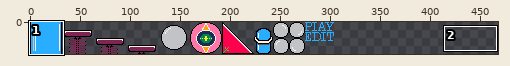
A pixel-art file gets an edit: PinballSprites.aseprite. The first picture is a wide view before the edit; the outline marks the close-up.
Close-up. The starting point:
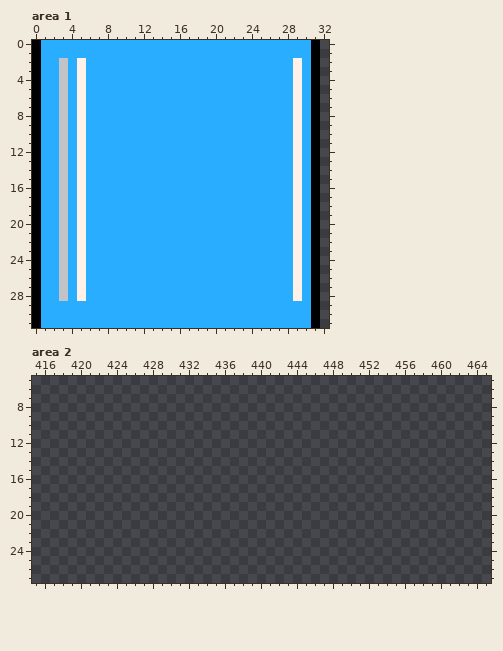
640x32 pixels, 1 frame. Shown: area 1: x 0..32, y 0..31; area 2: x 415..465, y 5..27. The wide view leaves out empty margins. The commit also changed other parts of the picture, which this record leaves out.
Once edited:
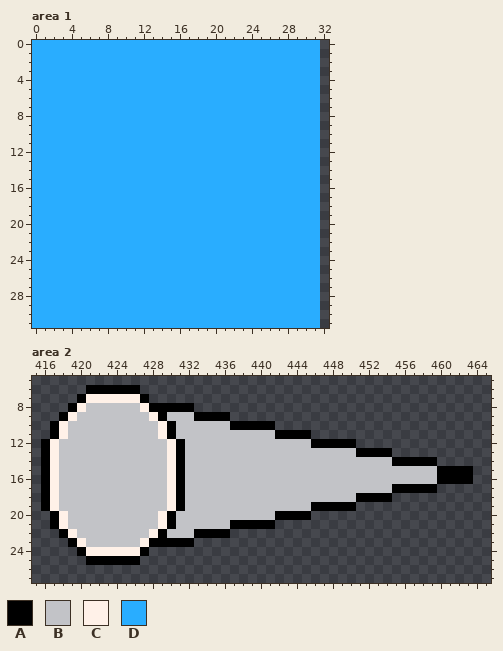
Palette (. is transparent): A #000000  B #c2c3c7  C #fff1e8  D #29adff
Changes in this commit:
--- area 1
@@ x 0..32 @@
- 0 ADDDDDDDDDDDDDDDDDDDDDDDDDDDDDDA.
- 1 ADDDDDDDDDDDDDDDDDDDDDDDDDDDDDDA.
- 2 ADDBDCDDDDDDDDDDDDDDDDDDDDDDDCDA.
- 3 ADDBDCDDDDDDDDDDDDDDDDDDDDDDDCDA.
- 4 ADDBDCDDDDDDDDDDDDDDDDDDDDDDDCDA.
- 5 ADDBDCDDDDDDDDDDDDDDDDDDDDDDDCDA.
- 6 ADDBDCDDDDDDDDDDDDDDDDDDDDDDDCDA.
- 7 ADDBDCDDDDDDDDDDDDDDDDDDDDDDDCDA.
- 8 ADDBDCDDDDDDDDDDDDDDDDDDDDDDDCDA.
- 9 ADDBDCDDDDDDDDDDDDDDDDDDDDDDDCDA.
-10 ADDBDCDDDDDDDDDDDDDDDDDDDDDDDCDA.
-11 ADDBDCDDDDDDDDDDDDDDDDDDDDDDDCDA.
-12 ADDBDCDDDDDDDDDDDDDDDDDDDDDDDCDA.
-13 ADDBDCDDDDDDDDDDDDDDDDDDDDDDDCDA.
-14 ADDBDCDDDDDDDDDDDDDDDDDDDDDDDCDA.
-15 ADDBDCDDDDDDDDDDDDDDDDDDDDDDDCDA.
-16 ADDBDCDDDDDDDDDDDDDDDDDDDDDDDCDA.
-17 ADDBDCDDDDDDDDDDDDDDDDDDDDDDDCDA.
-18 ADDBDCDDDDDDDDDDDDDDDDDDDDDDDCDA.
-19 ADDBDCDDDDDDDDDDDDDDDDDDDDDDDCDA.
-20 ADDBDCDDDDDDDDDDDDDDDDDDDDDDDCDA.
-21 ADDBDCDDDDDDDDDDDDDDDDDDDDDDDCDA.
-22 ADDBDCDDDDDDDDDDDDDDDDDDDDDDDCDA.
-23 ADDBDCDDDDDDDDDDDDDDDDDDDDDDDCDA.
-24 ADDBDCDDDDDDDDDDDDDDDDDDDDDDDCDA.
-25 ADDBDCDDDDDDDDDDDDDDDDDDDDDDDCDA.
-26 ADDBDCDDDDDDDDDDDDDDDDDDDDDDDCDA.
-27 ADDBDCDDDDDDDDDDDDDDDDDDDDDDDCDA.
-28 ADDBDCDDDDDDDDDDDDDDDDDDDDDDDCDA.
-29 ADDDDDDDDDDDDDDDDDDDDDDDDDDDDDDA.
-30 ADDDDDDDDDDDDDDDDDDDDDDDDDDDDDDA.
-31 ADDDDDDDDDDDDDDDDDDDDDDDDDDDDDDA.
+ 0 DDDDDDDDDDDDDDDDDDDDDDDDDDDDDDDD.
+ 1 DDDDDDDDDDDDDDDDDDDDDDDDDDDDDDDD.
+ 2 DDDDDDDDDDDDDDDDDDDDDDDDDDDDDDDD.
+ 3 DDDDDDDDDDDDDDDDDDDDDDDDDDDDDDDD.
+ 4 DDDDDDDDDDDDDDDDDDDDDDDDDDDDDDDD.
+ 5 DDDDDDDDDDDDDDDDDDDDDDDDDDDDDDDD.
+ 6 DDDDDDDDDDDDDDDDDDDDDDDDDDDDDDDD.
+ 7 DDDDDDDDDDDDDDDDDDDDDDDDDDDDDDDD.
+ 8 DDDDDDDDDDDDDDDDDDDDDDDDDDDDDDDD.
+ 9 DDDDDDDDDDDDDDDDDDDDDDDDDDDDDDDD.
+10 DDDDDDDDDDDDDDDDDDDDDDDDDDDDDDDD.
+11 DDDDDDDDDDDDDDDDDDDDDDDDDDDDDDDD.
+12 DDDDDDDDDDDDDDDDDDDDDDDDDDDDDDDD.
+13 DDDDDDDDDDDDDDDDDDDDDDDDDDDDDDDD.
+14 DDDDDDDDDDDDDDDDDDDDDDDDDDDDDDDD.
+15 DDDDDDDDDDDDDDDDDDDDDDDDDDDDDDDD.
+16 DDDDDDDDDDDDDDDDDDDDDDDDDDDDDDDD.
+17 DDDDDDDDDDDDDDDDDDDDDDDDDDDDDDDD.
+18 DDDDDDDDDDDDDDDDDDDDDDDDDDDDDDDD.
+19 DDDDDDDDDDDDDDDDDDDDDDDDDDDDDDDD.
+20 DDDDDDDDDDDDDDDDDDDDDDDDDDDDDDDD.
+21 DDDDDDDDDDDDDDDDDDDDDDDDDDDDDDDD.
+22 DDDDDDDDDDDDDDDDDDDDDDDDDDDDDDDD.
+23 DDDDDDDDDDDDDDDDDDDDDDDDDDDDDDDD.
+24 DDDDDDDDDDDDDDDDDDDDDDDDDDDDDDDD.
+25 DDDDDDDDDDDDDDDDDDDDDDDDDDDDDDDD.
+26 DDDDDDDDDDDDDDDDDDDDDDDDDDDDDDDD.
+27 DDDDDDDDDDDDDDDDDDDDDDDDDDDDDDDD.
+28 DDDDDDDDDDDDDDDDDDDDDDDDDDDDDDDD.
+29 DDDDDDDDDDDDDDDDDDDDDDDDDDDDDDDD.
+30 DDDDDDDDDDDDDDDDDDDDDDDDDDDDDDDD.
+31 DDDDDDDDDDDDDDDDDDDDDDDDDDDDDDDD.
--- area 2
@@ x 415..465 @@
  5 ...................................................
- 6 ...................................................
- 7 ...................................................
- 8 ...................................................
- 9 ...................................................
-10 ...................................................
-11 ...................................................
-12 ...................................................
-13 ...................................................
-14 ...................................................
-15 ...................................................
-16 ...................................................
-17 ...................................................
-18 ...................................................
-19 ...................................................
-20 ...................................................
-21 ...................................................
-22 ...................................................
-23 ...................................................
-24 ...................................................
-25 ...................................................
+ 6 ......AAAAAA.......................................
+ 7 .....ACCCCCCA......................................
+ 8 ....ACBBBBBBCAAAAA.................................
+ 9 ...ACBBBBBBBBCABBBAAAA.............................
+10 ..ACBBBBBBBBBBCABBBBBBAAAAA........................
+11 ..ACBBBBBBBBBBCABBBBBBBBBBBAAAA....................
+12 .ACBBBBBBBBBBBBCABBBBBBBBBBBBBBAAAAA...............
+13 .ACBBBBBBBBBBBBCABBBBBBBBBBBBBBBBBBBAAAA...........
+14 .ACBBBBBBBBBBBBCABBBBBBBBBBBBBBBBBBBBBBBAAAAA......
+15 .ACBBBBBBBBBBBBCABBBBBBBBBBBBBBBBBBBBBBBBBBBBAAAA..
+16 .ACBBBBBBBBBBBBCABBBBBBBBBBBBBBBBBBBBBBBBBBBBAAAA..
+17 .ACBBBBBBBBBBBBCABBBBBBBBBBBBBBBBBBBBBBBAAAAA......
+18 .ACBBBBBBBBBBBBCABBBBBBBBBBBBBBBBBBBAAAA...........
+19 .ACBBBBBBBBBBBBCABBBBBBBBBBBBBBAAAAA...............
+20 ..ACBBBBBBBBBBCABBBBBBBBBBBAAAA....................
+21 ..ACBBBBBBBBBBCABBBBBBAAAAA........................
+22 ...ACBBBBBBBBCABBBAAAA.............................
+23 ....ACBBBBBBCAAAAA.................................
+24 .....ACCCCCCA......................................
+25 ......AAAAAA.......................................
 26 ...................................................
Where, in picture pixels (left, top, right, bottom), the same in both close-ups:
changed: (32, 40, 86, 328)
changed: (293, 40, 320, 328)
added: (41, 385, 473, 565)
